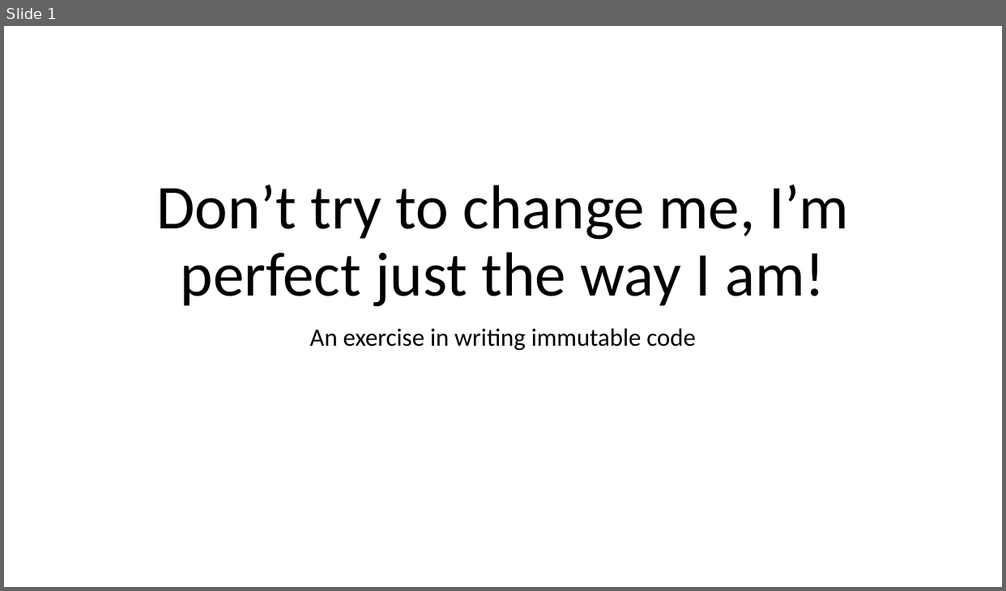
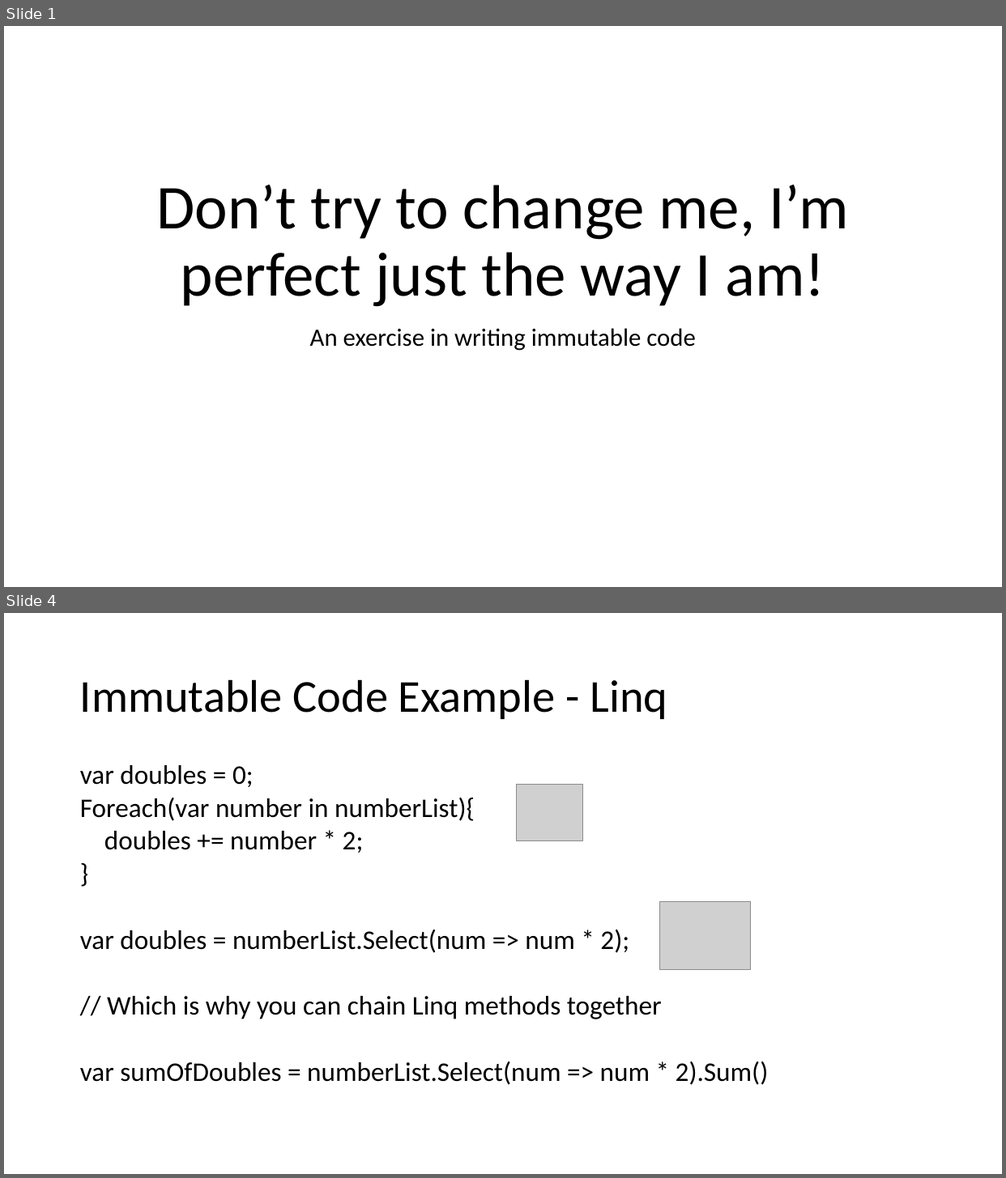
Before and after one commit to relentless/ImmutabilityDojo, a slide deck: Immutability Dojo.pptx. Shown one above the other, each under a label of ours: slide 1 before the commit, slides 1 and 4 after it; the slides between them are not shown. The pictures are 1006x591 and 1006x1178 pixels, drawn with LibreOffice and Linux fonts; fonts in the diff are those of the drawing; grey boxes stand for pictures. Boxes give left, top, right and bottom in pixels: in the first picture for what was removed or moved away, otherwise in the second. Text is boxed around its words. In the diff, an @@ line names an element or a change of style, - is before the commit and + after.

```diff
--- a/Immutability Dojo.pptx
+++ b/Immutability Dojo.pptx
@@ slide 4 added at (4, 613, 1002, 1174), background #FFFFFF @@
@@ title added at (80, 679, 667, 719), 44 pt, text #000000 @@
+Immutable Code Example - Linq
@@ text added at (80, 765, 769, 1085), 25.9 pt, text #000000 @@
+var doubles = 0;
+Foreach(var number in numberList){
+doubles += number * 2;
+}
+var doubles = numberList.Select(num => num * 2);
+// Which is why you can chain Linq methods together
+var sumOfDoubles = numberList.Select(num => num * 2).Sum()
@@ picture added at (516, 785, 582, 841) @@
@@ picture added at (660, 902, 750, 970) @@
```
Also in this commit, not shown: 3 slides changed, 3 other slides added, 2 slides removed, 1 other file.
